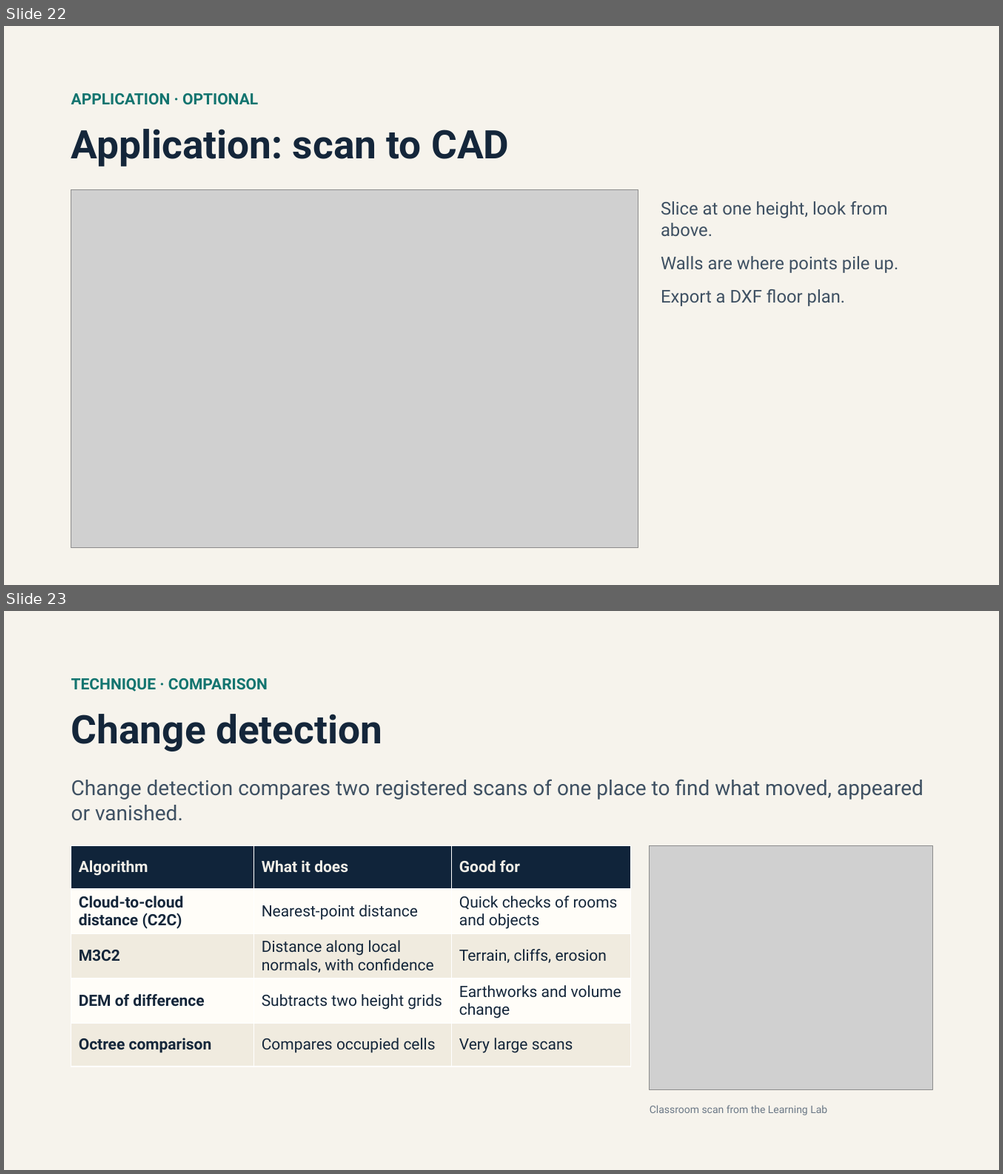
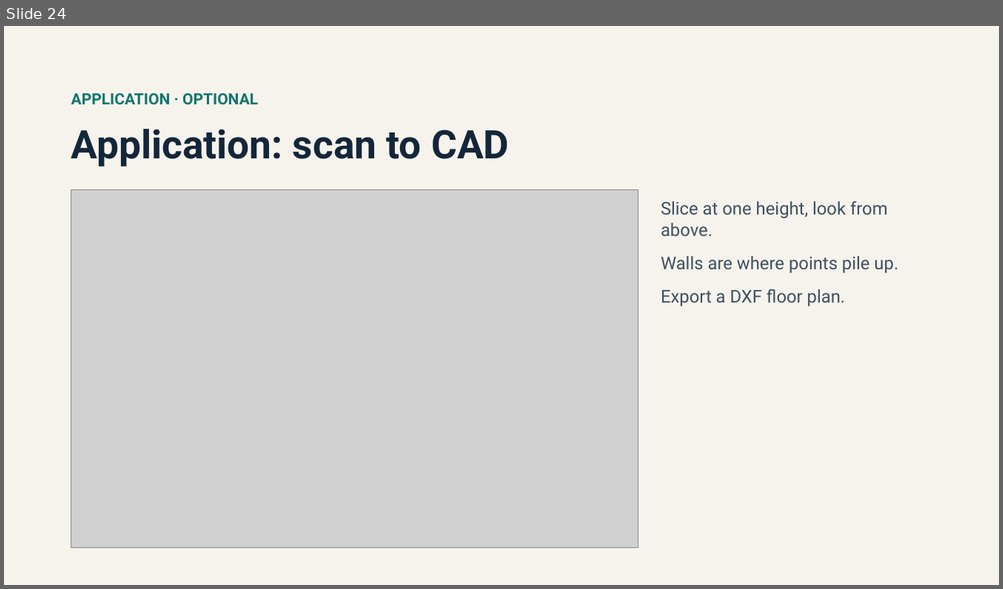
Before and after one commit to maninka123/lidar-learning-lab, a slide deck: presentation/LiDAR_Workshop_Slides.pptx. Shown one above the other, each under a label of ours: slides 22 and 23 before the commit, slide 24 after it. The pictures are 1003x1174 and 1003x589 pixels, drawn with LibreOffice and Linux fonts; fonts in the diff are those of the drawing; grey boxes stand for pictures. Boxes give left, top, right and bottom in pixels: in the first picture for what was removed or moved away, otherwise in the second. Text is boxed around its words. In the diff, an @@ line names an element or a change of style, - is before the commit and + after.

Commit message:
Slides: fix learning slides formatting, use figures from our own segmentation

```diff
--- a/presentation/LiDAR_Workshop_Slides.pptx
+++ b/presentation/LiDAR_Workshop_Slides.pptx
@@ slide 23 removed at bbox=[4, 611, 999, 1170], background #F6F3EC @@
@@ text removed at bbox=[71, 678, 267, 692] @@
-TECHNIQUE · COMPARISON
@@ text removed at bbox=[71, 714, 382, 752] @@
-Change detection
@@ text removed at bbox=[71, 779, 923, 821] @@
-Change detection compares two registered scans of one place to find what moved, appeared or vanished.
@@ table removed at bbox=[71, 846, 631, 1062], 5 rows, 3 columns @@
-Algorithm | What it does | Good for
-Cloud-to-cloud distance (C2C) | Nearest-point distance | Quick checks of rooms and objects
-M3C2 | Distance along local normals, with confidence | Terrain, cliffs, erosion
-DEM of difference | Subtracts two height grids | Earthworks and volume change
-Octree comparison | Compares occupied cells | Very large scans
@@ picture removed at bbox=[649, 846, 933, 1090] @@
@@ text removed at bbox=[649, 1105, 827, 1116] @@
-Classroom scan from the Learning Lab
@@ what was slide 22 is now slide 24 @@
```
Also in this commit, not shown: 10 slides changed, 1 slide added, 2 other files.
